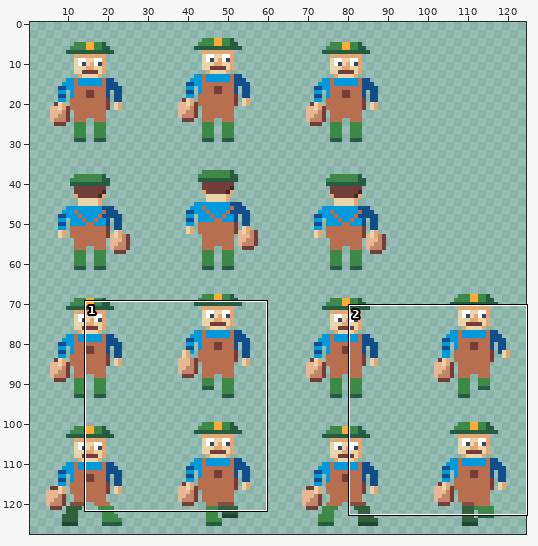
Pixel-art file, stored at assets/textures/characters/maajussi_32.aseprite. Above, an overview of the earlier version with the close-up marked.
Close-up. First the earlier version:
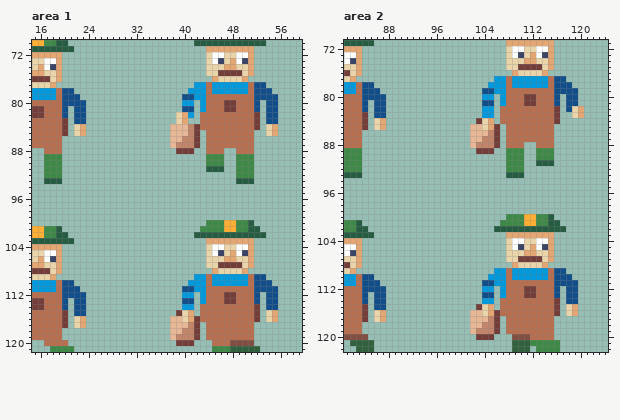
128x128 pixels, 1 frame. Shown: area 1: x 15..59, y 70..121; area 2: x 81..124, y 71..122. The wide view leaves out empty margins. The commit also changed other parts of the picture, which this record leaves out.
After the commit:
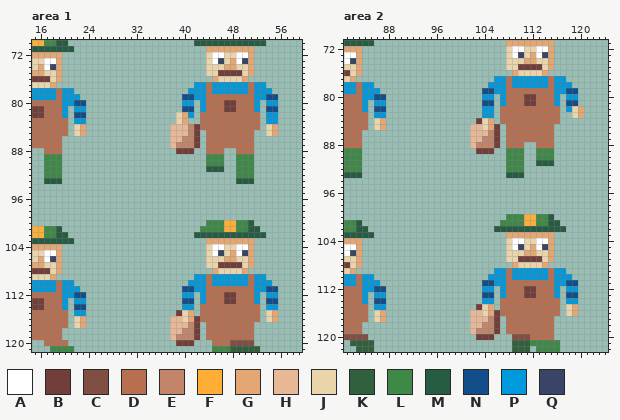
Palette (. is transparent): A #ffffff  B #733e39  C #804f41  D #b86f50  E #c28569  F #feae34  G #e4a672  H #e8b796  J #ead4aa  K #31603c  L #3e8948  M #265c42  N #124e89  P #0099db  Q #3a4466
Change:
Area 1:
y 77: x 52..53 NN -> PP
y 78: x 20..21 NN -> PP; x 52..54 NNN -> PPP
y 79: x 20..22 NNN -> PPP; x 52..53 NN -> PP
y 80: x 20..21 NN -> PP; x 52 N -> P; x 54..55 NN -> PP
y 81: x 20 N -> P; x 22..23 NN -> PP; x 52 N -> P
y 82: x 20 N -> P; x 52 B -> D; x 54..55 NN -> PP
y 83: x 20 B -> D; x 22..23 NN -> PP; x 52 B -> D; x 54..55 NN -> PP
y 84: x 20 B -> D; x 52 B -> D
y 85: x 20 B -> D
y 109: x 52..53 NN -> PP
y 110: x 20..21 NN -> PP; x 52..54 NNN -> PPP
y 111: x 20..22 NNN -> PPP; x 52..53 NN -> PP
y 112: x 20..21 NN -> PP; x 52 N -> P; x 54..55 NN -> PP
y 113: x 20 N -> P; x 22..23 NN -> PP; x 52 N -> P
y 114: x 20 N -> P; x 52 B -> D; x 54..55 NN -> PP
y 115: x 20 B -> D; x 22..23 NN -> PP; x 52 B -> D
y 116: x 20 B -> D; x 52 B -> D
y 117: x 20 B -> D
Area 2:
y 77: x 116..117 NN -> PP
y 78: x 84..85 NN -> PP; x 116..118 NNN -> PPP
y 79: x 84..86 NNN -> PPP; x 116..117 NN -> PP
y 80: x 84..85 NN -> PP; x 116 N -> P; x 118..119 NN -> PP
y 81: x 84 N -> P; x 86..87 NN -> PP; x 116 N -> P
y 82: x 84 N -> P; x 116 B -> D; x 118 N -> P
y 83: x 84 B -> D; x 86..87 NN -> PP; x 116 B -> D
y 84: x 84 B -> D; x 116 B -> D
y 85: x 84 B -> D
y 109: x 116..117 NN -> PP
y 110: x 84..85 NN -> PP; x 116..118 NNN -> PPP
y 111: x 84..86 NNN -> PPP; x 116..117 NN -> PP
y 112: x 84..85 NN -> PP; x 116 N -> P; x 118..119 NN -> PP
y 113: x 84 N -> P; x 86..87 NN -> PP; x 116 N -> P
y 114: x 84 N -> P; x 116 B -> D; x 118..119 NN -> PP
y 115: x 84 B -> D; x 86..87 NN -> PP; x 116 B -> D
y 116: x 84 B -> D; x 116 B -> D
y 117: x 84 B -> D
Pixel boxes of the changes (left, top, right, bottom) in both close-ups:
changed: (254, 82, 278, 130)
changed: (62, 88, 86, 136)
changed: (254, 274, 278, 322)
changed: (62, 280, 86, 328)
changed: (554, 76, 578, 124)
changed: (362, 82, 386, 130)
changed: (554, 268, 578, 316)
changed: (362, 274, 386, 322)
